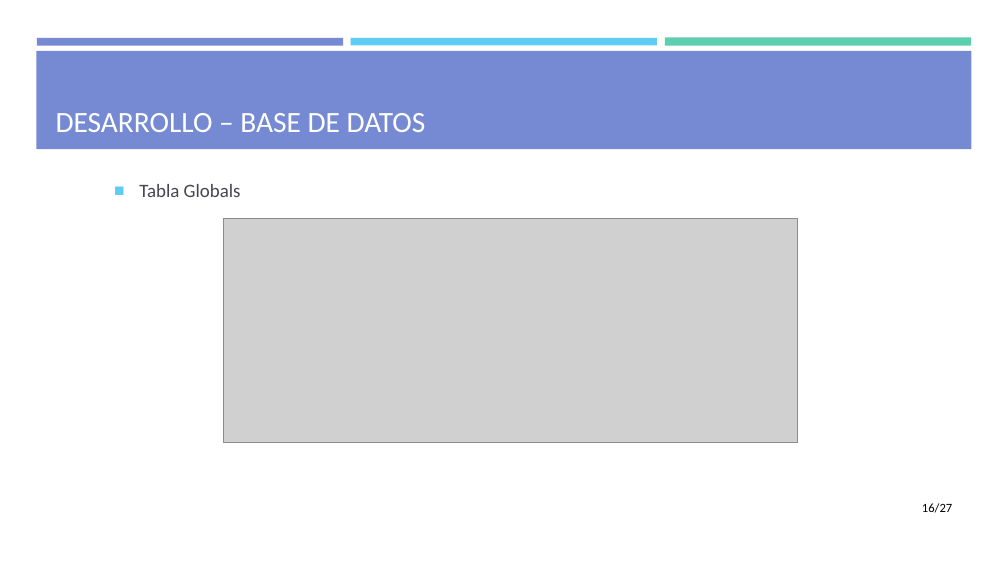
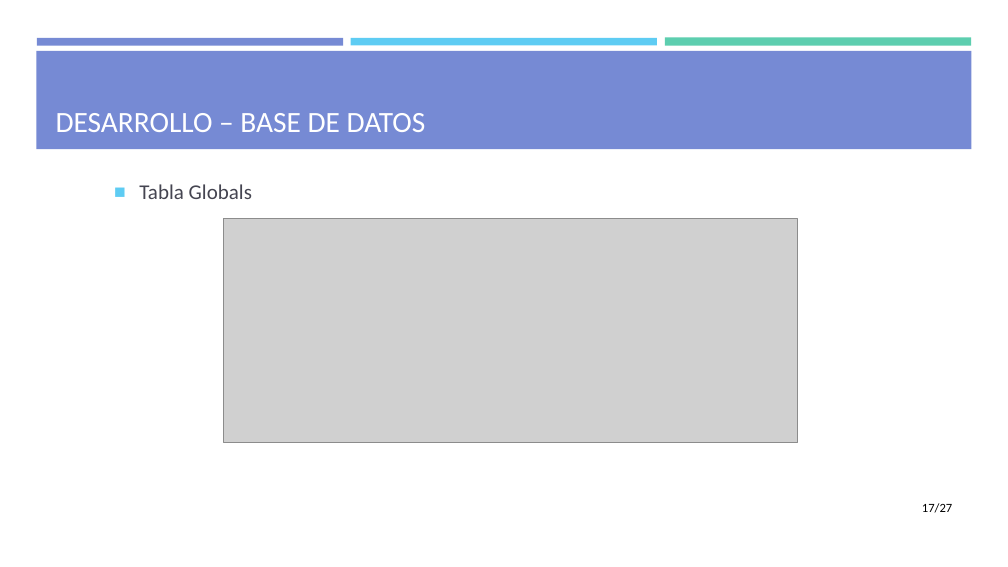
Before and after one commit to mdlunag/tfg, a slide deck: slide 17 of tfg_presentacio.pptx (slide 16 before the commit). Drawn at 1008x567 pixels with LibreOffice and Linux fonts; fonts in the diff are those of the drawing; grey boxes stand for pictures. Boxes give left, top, right and bottom in pixels: in the first picture for what was removed or moved away, otherwise in the second. Text is boxed around its words. In the diff, an @@ line names an element or a change of style, - is before the commit and + after.

```diff
--- a/tfg_presentacio.pptx
+++ b/tfg_presentacio.pptx
@@ text "Tabla Globals" at (139,184,252,199): size 18 to 20 pt @@
@@ page number at (922,503,952,513): text changed @@
-16/27
+17/27
```
Also in this commit, not shown: 5 other slides changed, 2 slides added, 3 other files.
